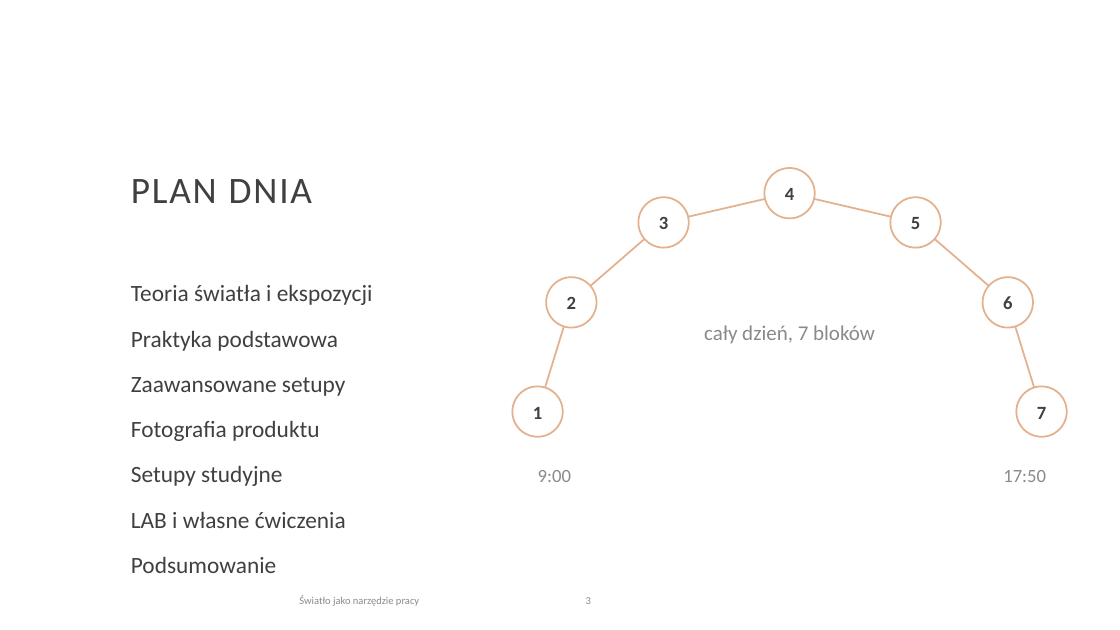
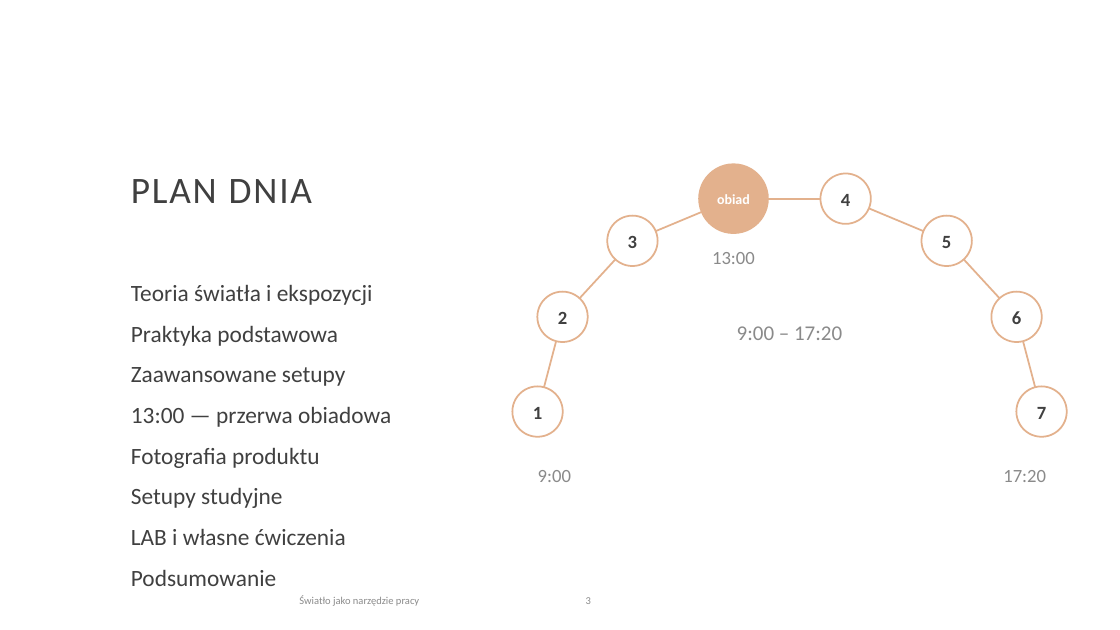
Before and after one commit to kontakt334/4eyes, a slide deck: slide 3 of projekty/warsztaty-beauty-product/swiatlo-jako-narzedzie-pracy-v2.pptx. Drawn at 1120x630 pixels with LibreOffice and Linux fonts; fonts in the diff are those of the drawing. Boxes give left, top, right and bottom in pixels: in the first picture for what was removed or moved away, otherwise in the second. Text is boxed around its words. In the diff, an @@ line names an element or a change of style, - is before the commit and + after.

```diff
--- a/projekty/warsztaty-beauty-product/swiatlo-jako-narzedzie-pracy-v2.pptx
+++ b/projekty/warsztaty-beauty-product/swiatlo-jako-narzedzie-pracy-v2.pptx
@@ ellipse added at [698, 164, 769, 234], fill #E3B18D, 12 pt, text #FFFFFF, bold @@
+obiad
@@ ellipse "4": place and size @@
-ellipse "4" at [765, 168, 815, 218]
+ellipse "4" at [821, 174, 871, 224]
@@ line moved from (664, 223) - (790, 193) to (633, 241) - (734, 199) @@
@@ line added from (734, 199) to (846, 199), #E3B18D 1.5 pt @@
@@ line moved from (790, 193) - (916, 223) to (846, 199) - (947, 241) @@
@@ ellipse "3": place and size @@
-ellipse "3" at [639, 197, 689, 248]
+ellipse "3" at [607, 216, 658, 266]
@@ ellipse "5": place and size @@
-ellipse "5" at [891, 197, 941, 248]
+ellipse "5" at [922, 216, 972, 266]
@@ line moved from (571, 302) - (664, 223) to (563, 317) - (633, 241) @@
@@ text added at [712, 252, 755, 264], 16 pt, text #8A8A8A @@
+13:00
@@ line moved from (916, 223) - (1008, 302) to (947, 241) - (1017, 317) @@
@@ text at [131, 285, 373, 586]: less space between paragraphs @@
@@ ellipse "2": place and size @@
-ellipse "2" at [546, 277, 597, 328]
+ellipse "2" at [538, 292, 588, 342]
@@ ellipse "6": place and size @@
-ellipse "6" at [983, 277, 1033, 328]
+ellipse "6" at [991, 292, 1042, 342]
@@ line moved from (538, 412) - (571, 302) to (538, 412) - (563, 317) @@
@@ text at [737, 326, 842, 340]: text changed @@
-cały dzień, 7 bloków
+9:00 – 17:20
@@ line moved from (1008, 302) - (1042, 412) to (1017, 317) - (1042, 412) @@
@@ text at [131, 407, 391, 427]: paragraph added @@
+13:00 — przerwa obiadowa
@@ text at [1003, 470, 1046, 482]: text changed @@
-17:50
+17:20
```
Also in this commit, not shown: 9 other slides changed, 1 slide removed, 2 other files.
